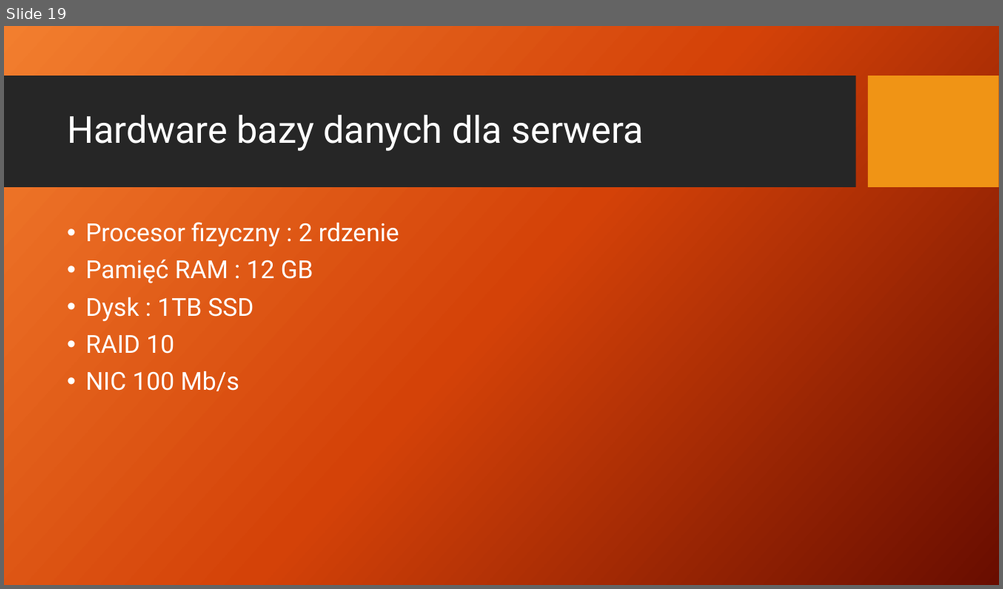
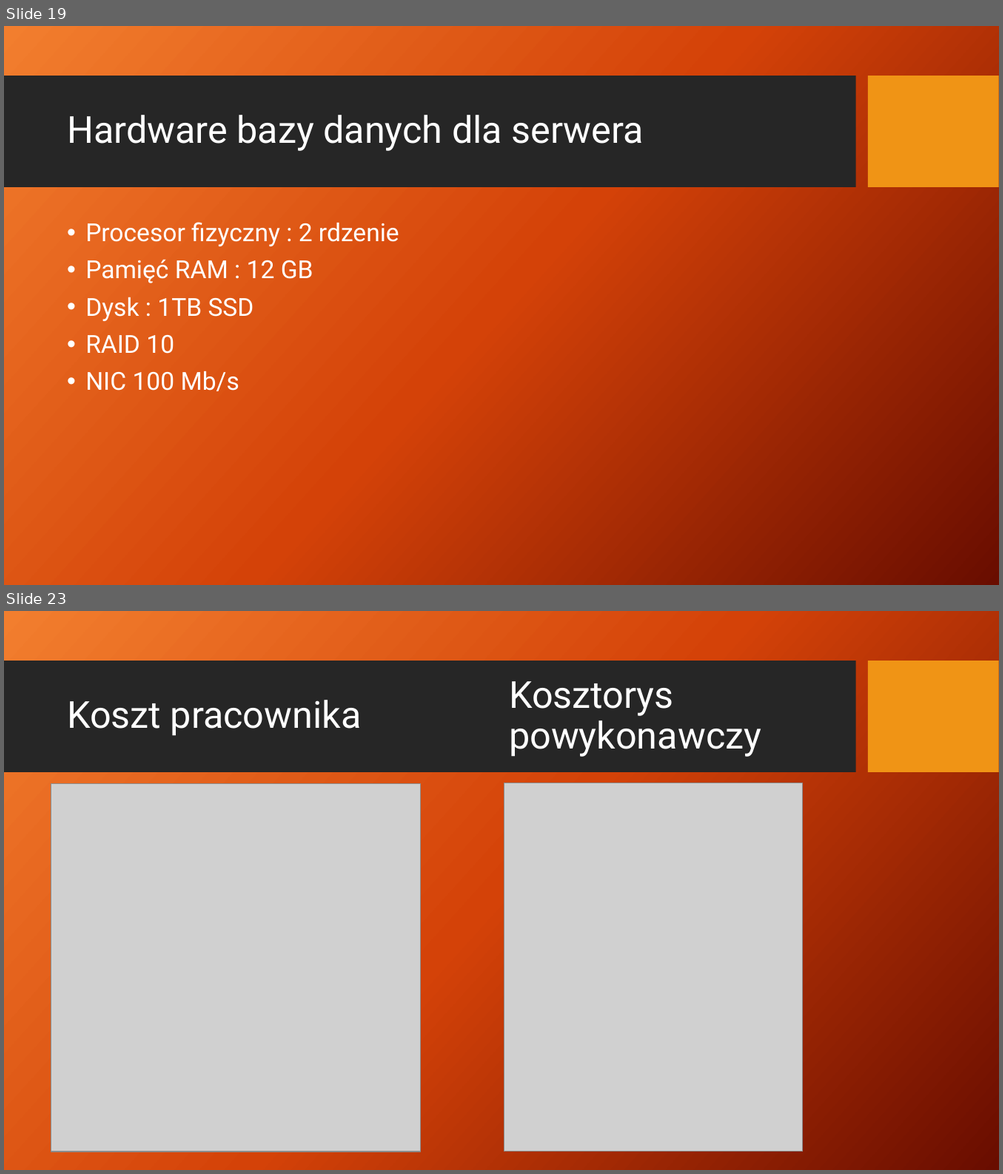
Before and after one commit to rudnickirobert/KWZP2021, a slide deck: Prezentacja.pptx. Shown one above the other, each under a label of ours: slide 19 before the commit, slides 19 and 23 after it; the slides between them are not shown. The pictures are 1003x589 and 1003x1174 pixels, drawn with LibreOffice and Linux fonts; fonts in the diff are those of the drawing; grey boxes stand for pictures; background and template pictures are left out. Boxes give left, top, right and bottom in pixels: in the first picture for what was removed or moved away, otherwise in the second. Text is boxed around its words. In the diff, an @@ line names an element or a change of style, - is before the commit and + after.

```diff
--- a/Prezentacja.pptx
+++ b/Prezentacja.pptx
@@ slide 23 added at box(4, 611, 999, 1170), background picture (left out); not listed: 2 template elements that a slide beside it also shows @@
@@ text added at box(509, 681, 761, 757), 36 pt, text #FFFFFF @@
+Kosztorys powykonawczy
@@ title added at box(67, 700, 361, 736), 36 pt, text #FFFFFF @@
+Koszt pracownika
@@ picture added at box(51, 784, 421, 1153) @@
@@ picture added at box(504, 783, 802, 1152) @@
```
Also in this commit, not shown: 3 other slides added.
